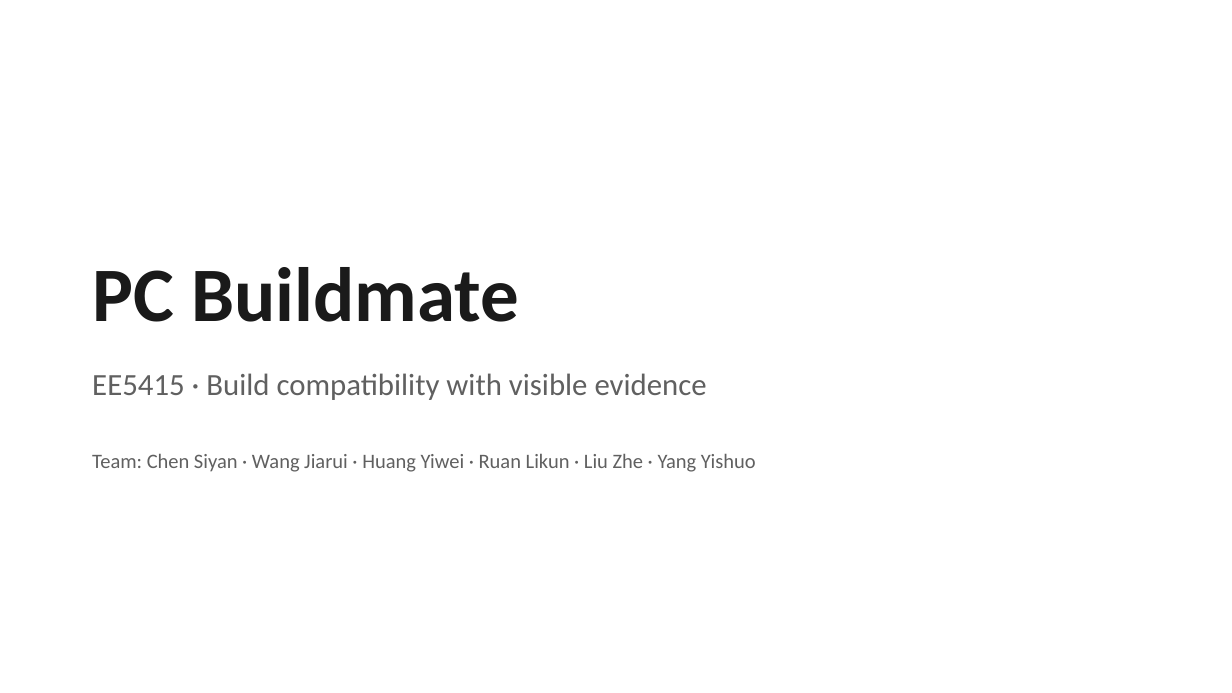
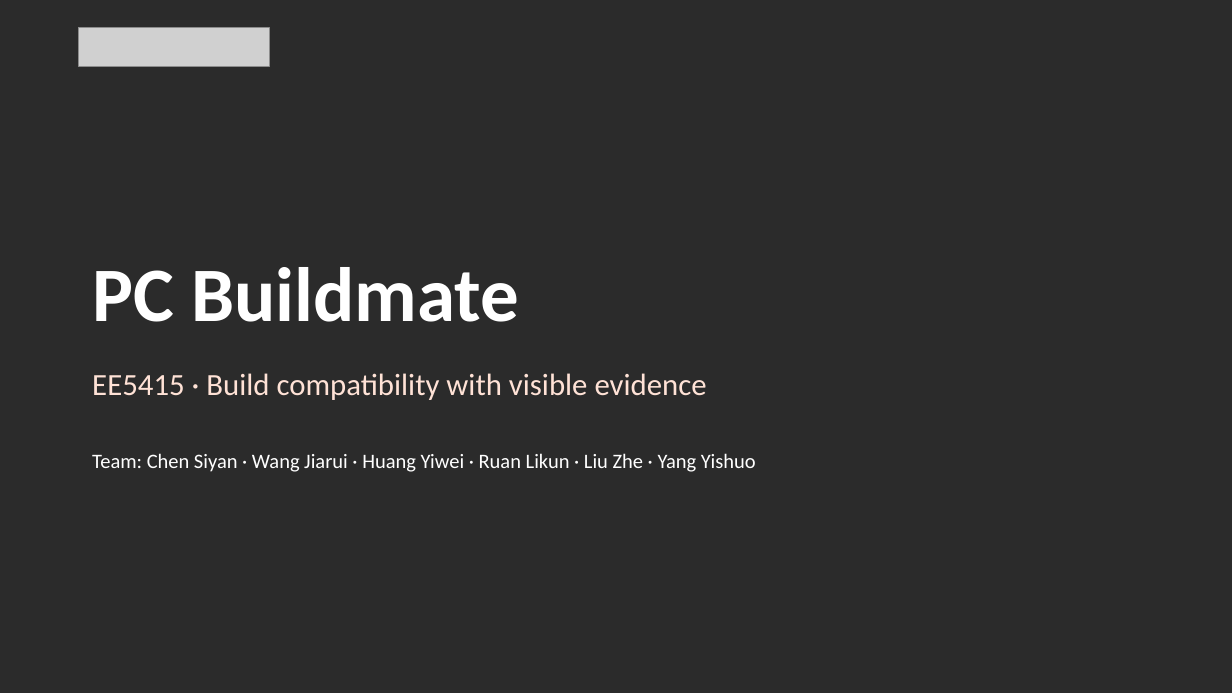
Before and after one commit to pc-buildmate/pcbuildmate, a slide deck: slide 1 of materials/source/Defense_Deck.pptx. Drawn at 1232x693 pixels with LibreOffice and Linux fonts; fonts in the diff are those of the drawing; grey boxes stand for pictures; background and template pictures are left out; a plain dark background stands for a picture behind light text. Boxes give left, top, right and bottom in pixels: in the first picture for what was removed or moved away, otherwise in the second. Text is boxed around its words. In the diff, an @@ line names an element or a change of style, - is before the commit and + after.

```diff
--- a/materials/source/Defense_Deck.pptx
+++ b/materials/source/Defense_Deck.pptx
@@ background #FFFFFF to picture (left out) @@
@@ picture added at <box>79,28,269,67</box> @@
@@ text "PC Buildmate" at <box>92,267,519,322</box>: text colour #1A1A1A to #FFFFFF @@
@@ text "EE5415 · Build compatibility with ..." at <box>92,373,707,400</box>: text colour #606060 to #FFE2D6 @@
@@ text "Team: Chen Siyan · Wang ..." at <box>92,453,756,472</box>: text colour #606060 to #FFFFFF @@
```
Also in this commit, not shown: 29 other slides changed.
